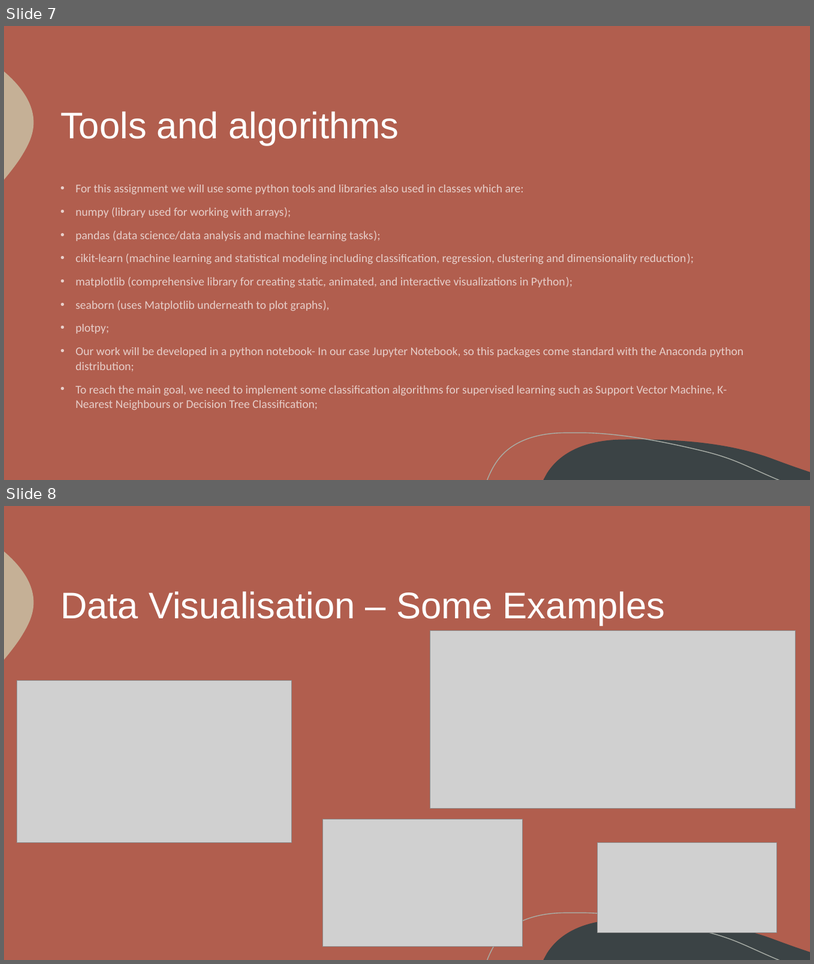
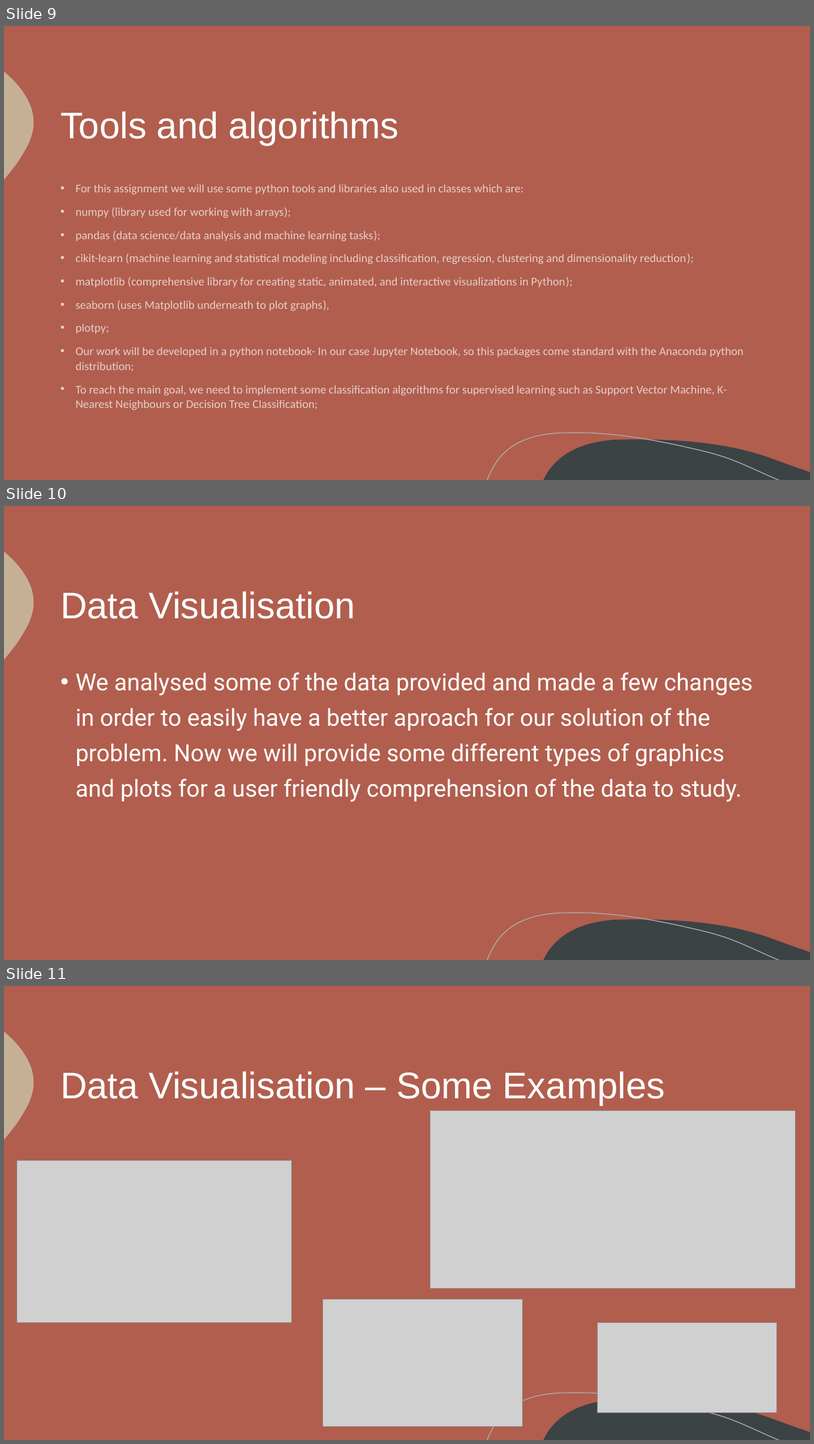
Before and after one commit to itsdomsantos/IART-2022, a slide deck: proj2/iart_proj2_final.pptx. Shown one above the other, each under a label of ours: slides 7 and 8 before the commit, slides 9, 10 and 11 after it. The pictures are 814x964 and 814x1444 pixels, drawn with LibreOffice and Linux fonts; fonts in the diff are those of the drawing; grey boxes stand for pictures. Boxes give left, top, right and bottom in pixels: in the first picture for what was removed or moved away, otherwise in the second. Text is boxed around its words. In the diff, an @@ line names an element or a change of style, - is before the commit and + after.

```diff
--- a/proj2/iart_proj2_final.pptx
+++ b/proj2/iart_proj2_final.pptx
@@ slide 10 added at box(4, 506, 810, 960), background #B15E4E; not listed: 3 template elements that a slide beside it also shows @@
@@ title added at box(60, 591, 356, 619), 44 pt, text #FFFFFF @@
+Data Visualisation
@@ text added at box(75, 672, 753, 802), 28 pt, text #FFFFFF @@
+• We analysed some of the data provided and made a few changes in order to easily have a better aproach for our solution of the problem. Now we will provide some different types of graphics and plots for a user friendly comprehension of the data to study.
@@ what was slide 7 is now slide 9 @@
@@ what was slide 8 is now slide 11 @@
```
Also in this commit, not shown: 4 slides changed, 3 other slides added, 1 slide removed.
